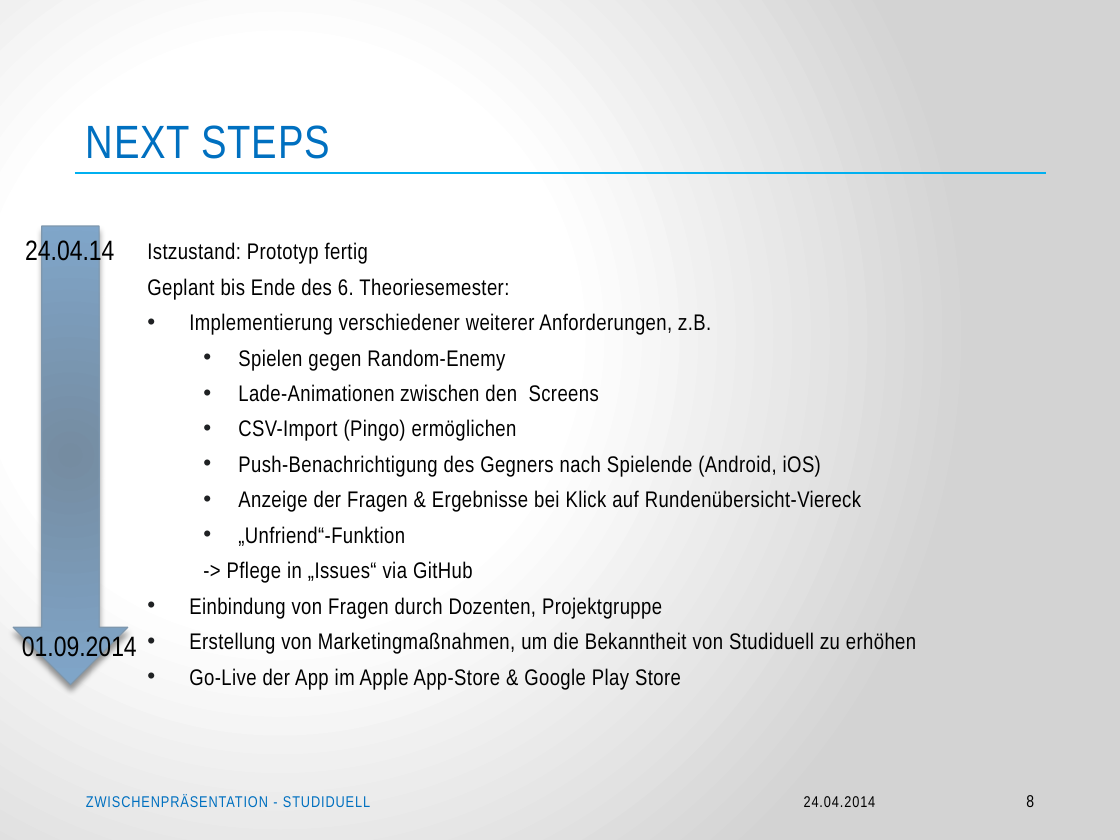
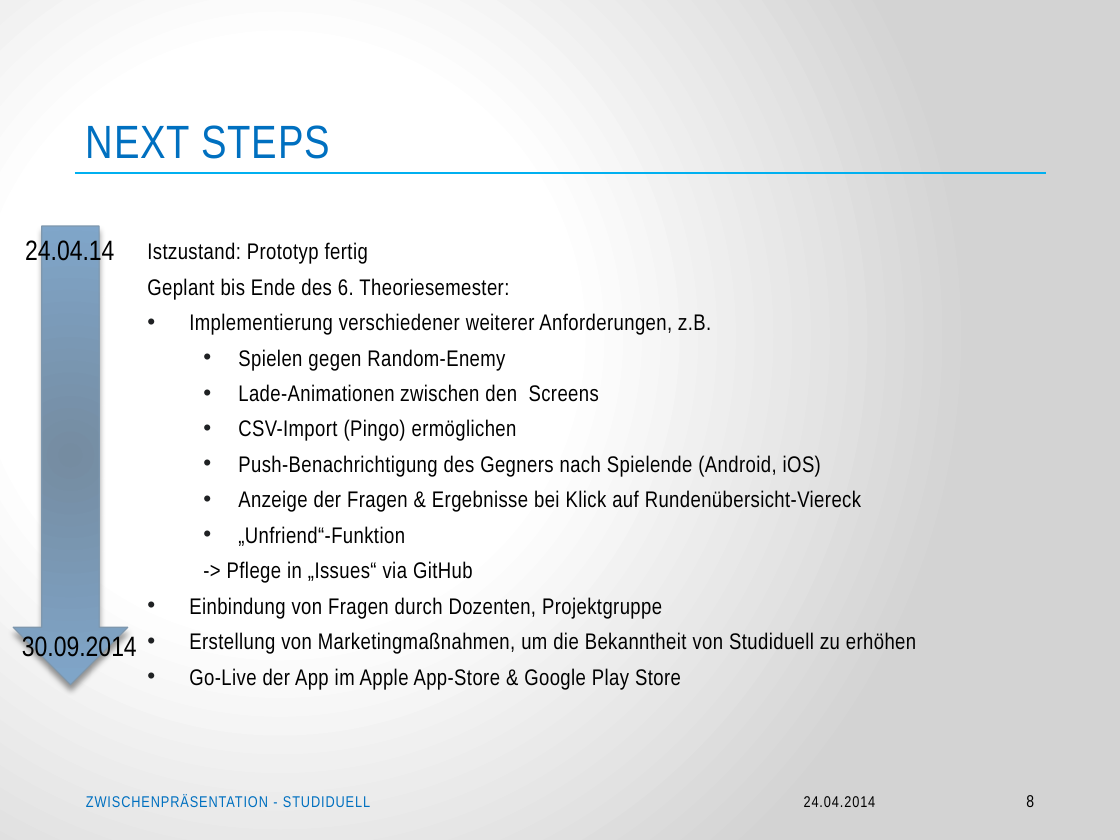
Before and after one commit to Jessi93/Quizduell, a slide deck: slide 8 of Documents/Zwischenpräsentation/Zwischenpräsentation – Projekt Studiduell.pptx. Drawn at 1120x840 pixels with LibreOffice and Linux fonts; fonts in the diff are those of the drawing; background and template pictures are left out. Boxes give left, top, right and bottom in pixels: in the first picture for what was removed or moved away, otherwise in the second. Text is boxed around its words. In the diff, an @@ line names an element or a change of style, - is before the commit and + after.

```diff
--- a/Documents/Zwischenpräsentation/Zwischenpräsentation – Projekt Studiduell.pptx
+++ b/Documents/Zwischenpräsentation/Zwischenpräsentation – Projekt Studiduell.pptx
@@ text at (22, 634, 137, 662): text changed @@
-01.09.2014
+30.09.2014
```
Also in this commit, not shown: 4 other slides changed.
